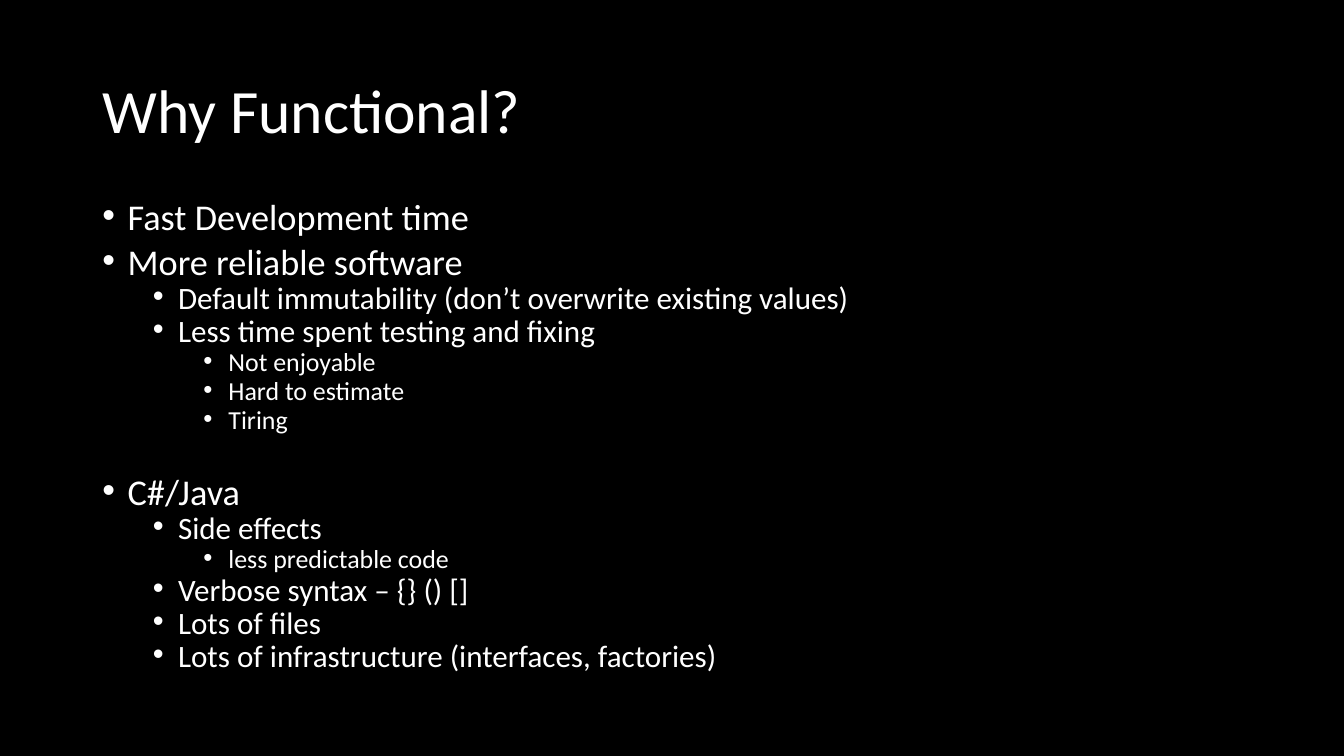
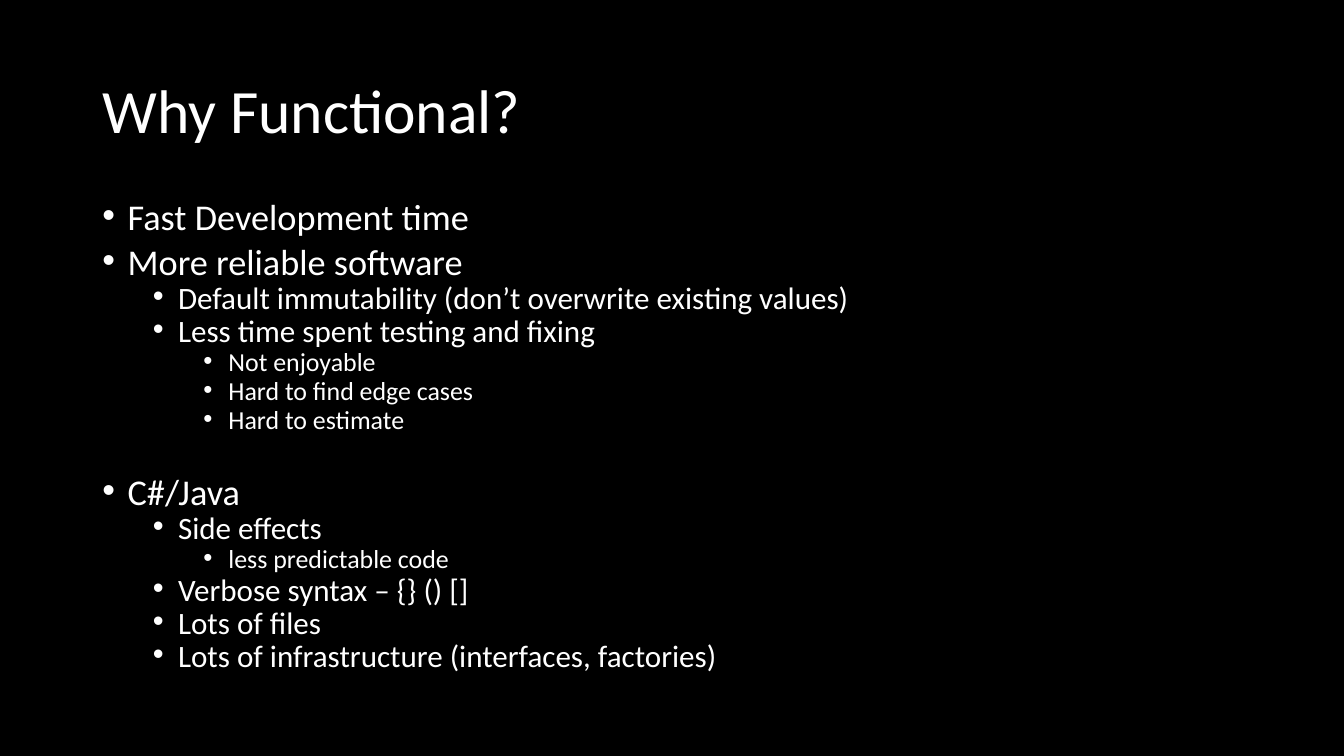
Before and after one commit to jaydpather/FSharpETLDemo, a slide deck: slide 3 of presentations/FSharpETLDemo.pptx. Drawn at 1344x756 pixels with LibreOffice and Linux fonts; fonts in the diff are those of the drawing. Boxes give left, top, right and bottom in pixels: in the first picture for what was removed or moved away, otherwise in the second. Text is boxed around its words. In the diff, an @@ line names an element or a change of style, - is before the commit and + after.

```diff
--- a/presentations/FSharpETLDemo.pptx
+++ b/presentations/FSharpETLDemo.pptx
@@ text at box(228, 382, 473, 405): paragraph added @@
+    • Hard to find edge cases
@@ text at box(228, 411, 287, 434): paragraph removed @@
-    • Tiring
```
Also in this commit, not shown: 4 other slides changed, 3 slides added, 13 other files.
